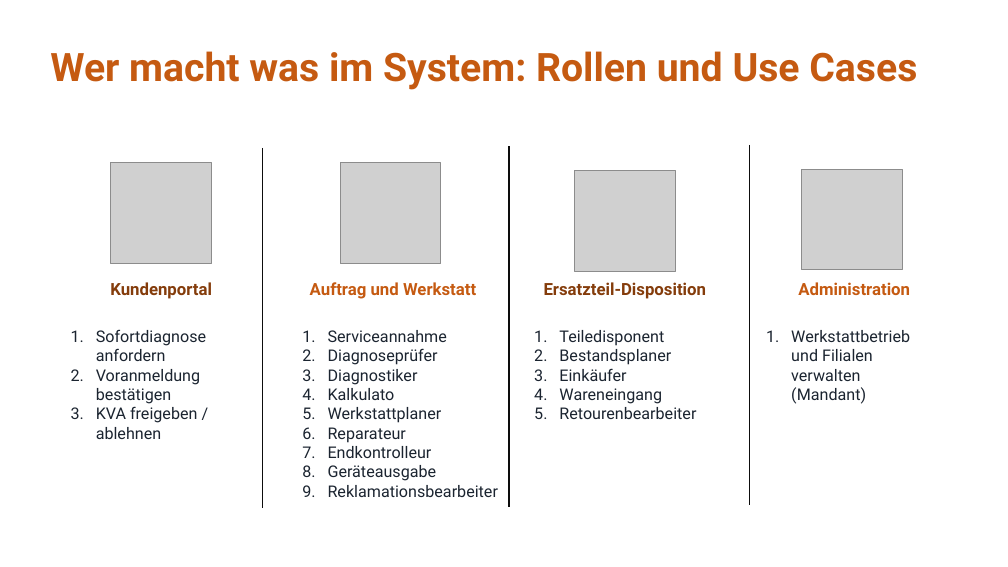
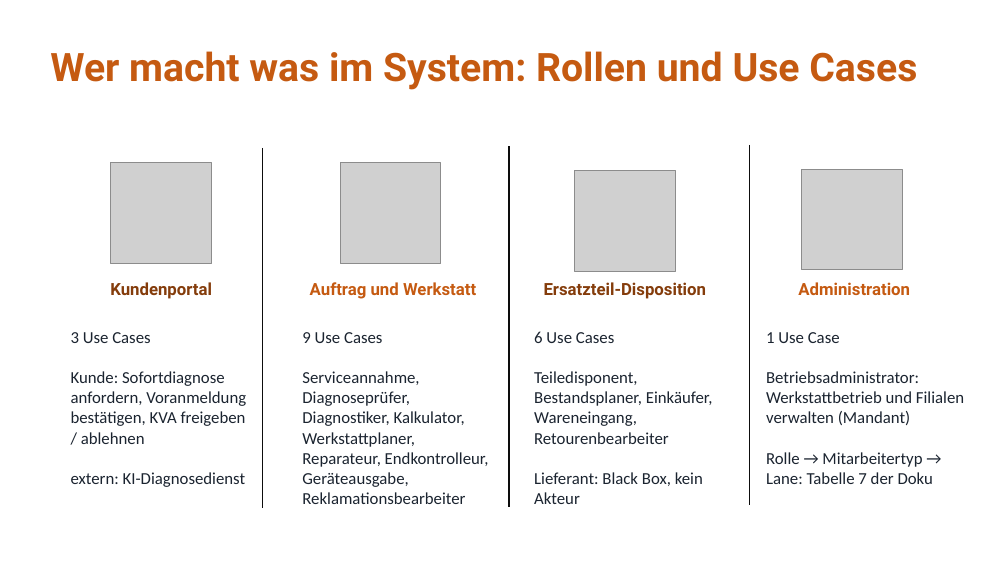
Before and after one commit to jakobschwan123-cmd/casestudy-semester-3, a slide deck: slide 12 of 4_praesentation/Abschlusspraesentation.pptx. Drawn at 1008x567 pixels with LibreOffice and Linux fonts; fonts in the diff are those of the drawing; grey boxes stand for pictures. Boxes give left, top, right and bottom in pixels: in the first picture for what was removed or moved away, otherwise in the second. Text is boxed around its words. In the diff, an @@ line names an element or a change of style, - is before the commit and + after.

```diff
--- a/4_praesentation/Abschlusspraesentation.pptx
+++ b/4_praesentation/Abschlusspraesentation.pptx
@@ text at <box>71,332,246,487</box>: text changed; size 11.5 to 12 pt; font Roboto to Calibri @@
-1. Sofortdiagnose anfordern
-2. Voranmeldung bestätigen
-3. KVA freigeben / ablehnen
+3 Use Cases
+Kunde: Sofortdiagnose anfordern, Voranmeldung bestätigen, KVA freigeben / ablehnen
+extern: KI-Diagnosedienst
@@ text at <box>302,332,489,504</box>: text changed; size 11.5 to 12 pt; font Roboto to Calibri @@
-1. Serviceannahme
-2. Diagnoseprüfer
-3. Diagnostiker
-4. Kalkulato
-5. Werkstattplaner
-6. Reparateur
-7. Endkontrolleur
-8. Geräteausgabe
-9. Reklamationsbearbeiter
+9 Use Cases
+Serviceannahme, Diagnoseprüfer, Diagnostiker, Kalkulator, Werkstattplaner, Reparateur, Endkontrolleur, Geräteausgabe, Reklamationsbearbeiter
@@ text at <box>534,331,713,504</box>: text changed; size 11.5 to 12 pt; font Roboto to Calibri @@
-1. Teiledisponent
-2. Bestandsplaner
-3. Einkäufer
-4. Wareneingang
-5. Retourenbearbeiter
+6 Use Cases
+Teiledisponent, Bestandsplaner, Einkäufer, Wareneingang, Retourenbearbeiter
+Lieferant: Black Box, kein Akteur
@@ text at <box>766,332,964,484</box>: text changed; size 11.5 to 12 pt; font Roboto to Calibri @@
-1. Werkstattbetrieb und Filialen verwalten (Mandant)
+1 Use Case
+Betriebsadministrator: Werkstattbetrieb und Filialen verwalten (Mandant)
+Rolle → Mitarbeitertyp → Lane: Tabelle 7 der Doku
```
Also in this commit, not shown: 8 other slides changed, 2 slides added, 1 slide removed.
